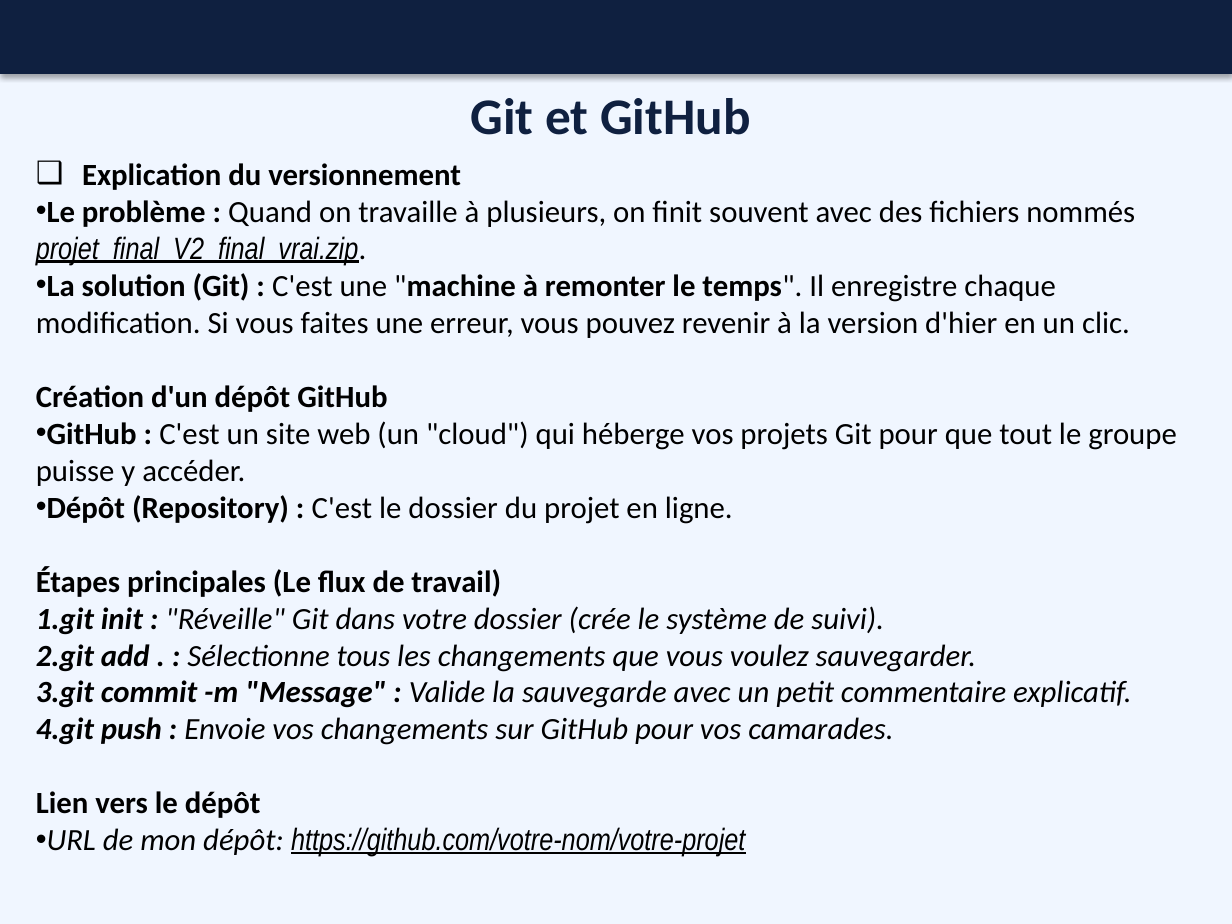
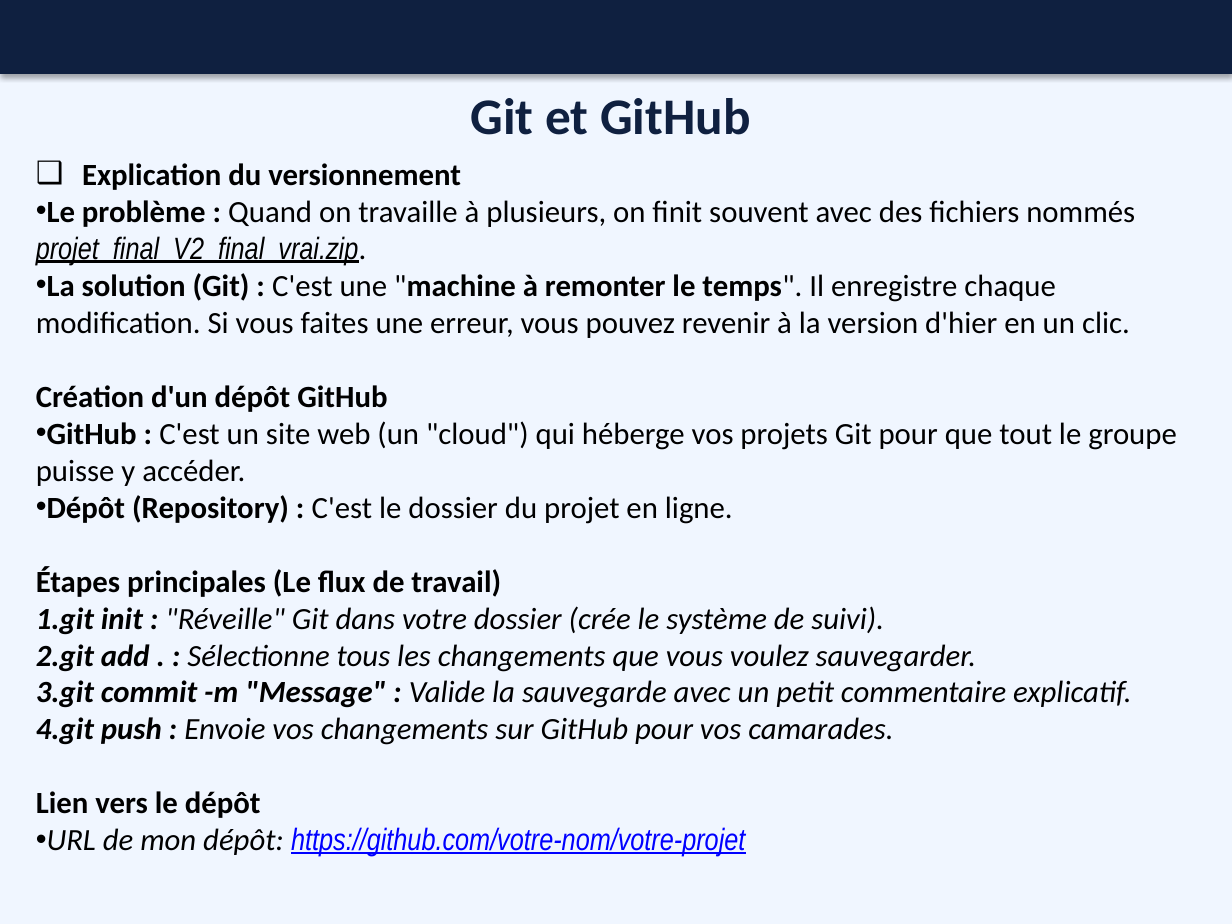
Before and after one commit to Geoffroy-Dhn/Mon-Projet, a slide deck: slide 11 of PROJET_BLOC_0_Geoffroy_Djehonnon.pptx. Drawn at 1232x924 pixels with LibreOffice and Linux fonts; fonts in the diff are those of the drawing. Boxes give left, top, right and bottom in pixels: in the first picture for what was removed or moved away, otherwise in the second. Text is boxed around its words. In the diff, an @@ line names an element or a change of style, - is before the commit and + after.

Commit message:
Ajout du projet bloc 0

```diff
--- a/PROJET_BLOC_0_Geoffroy_Djehonnon.pptx
+++ b/PROJET_BLOC_0_Geoffroy_Djehonnon.pptx
@@ text at bbox=[47, 827, 745, 856]: text colour #000000 to #0000FF in "https://github.com/votre-nom/votre-projet" @@
```
